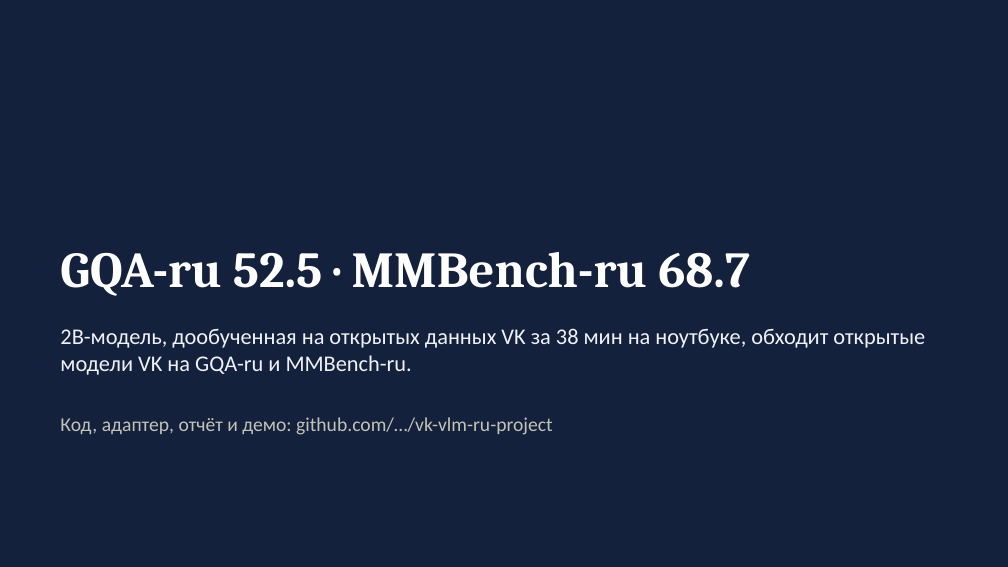
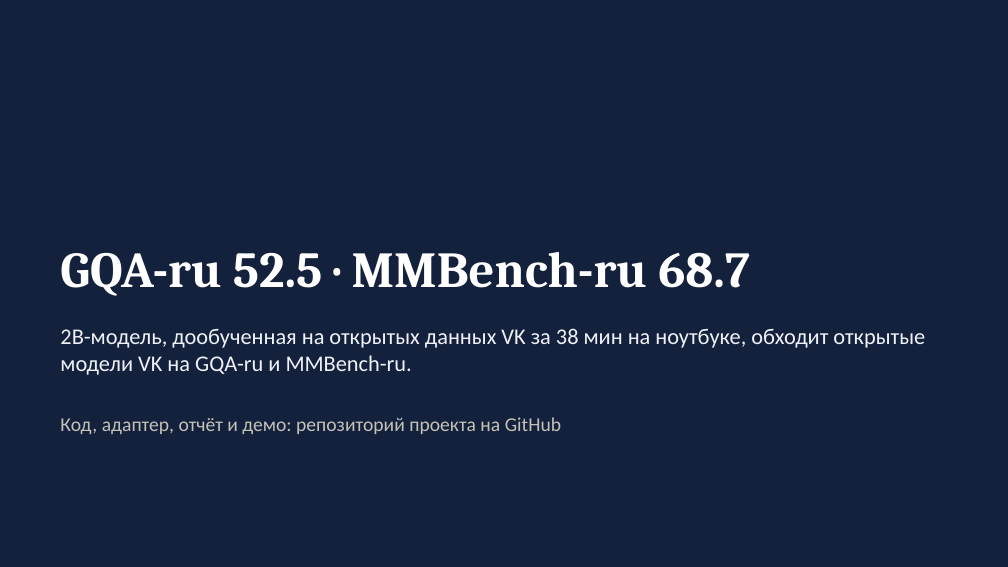
Before and after one commit to geozasimov/vk_vlm_project, a slide deck: slide 12 of docs/presentation.pptx. Drawn at 1008x567 pixels with LibreOffice and Linux fonts; fonts in the diff are those of the drawing. Boxes give left, top, right and bottom in pixels: in the first picture for what was removed or moved away, otherwise in the second. Text is boxed around its words. In the diff, an @@ line names an element or a change of style, - is before the commit and + after.

```diff
--- a/docs/presentation.pptx
+++ b/docs/presentation.pptx
@@ text at (x1=60, y1=417, x2=561, y2=434): text changed @@
-Код, адаптер, отчёт и демо: github.com/…/vk-vlm-ru-project
+Код, адаптер, отчёт и демо: репозиторий проекта на GitHub
```
Also in this commit, not shown: 2 other slides changed, 14 other files.
